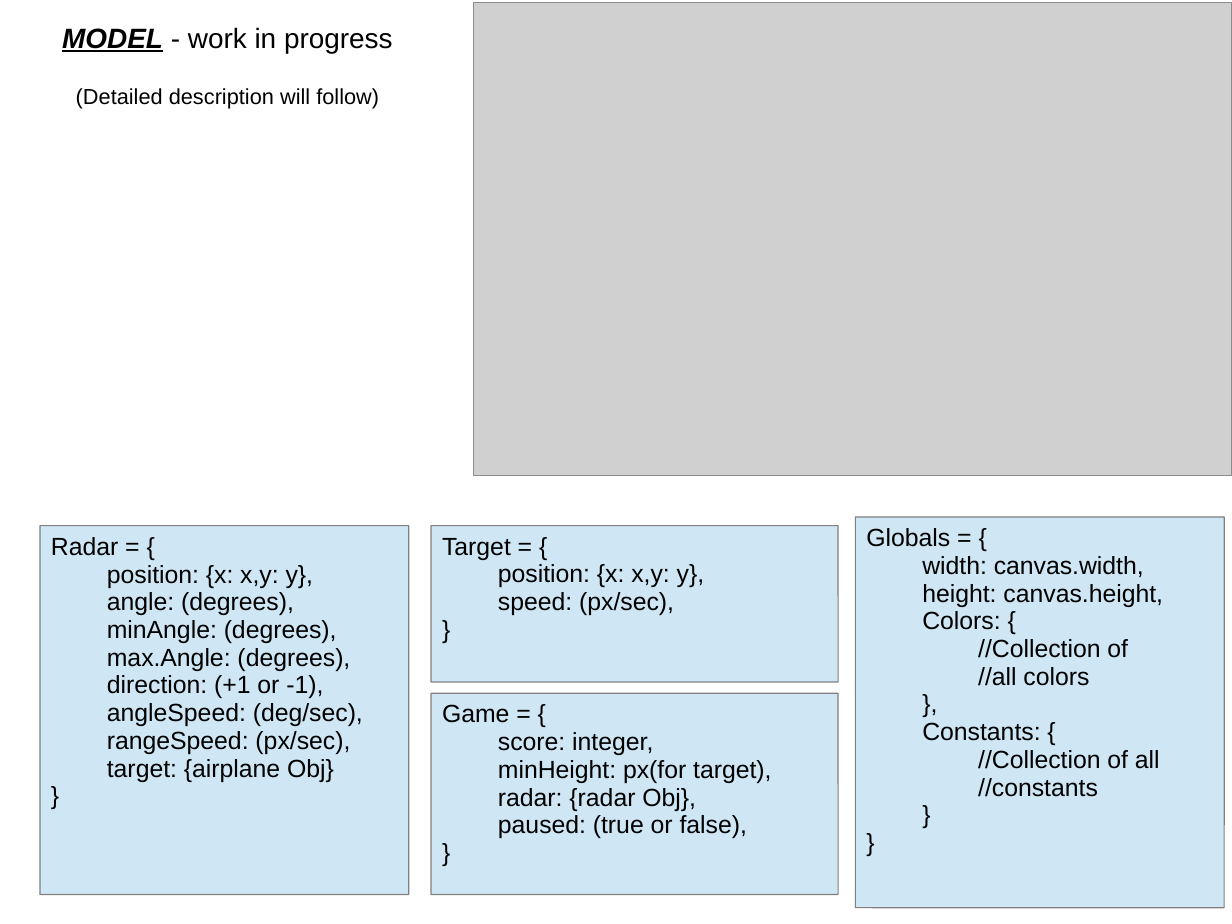
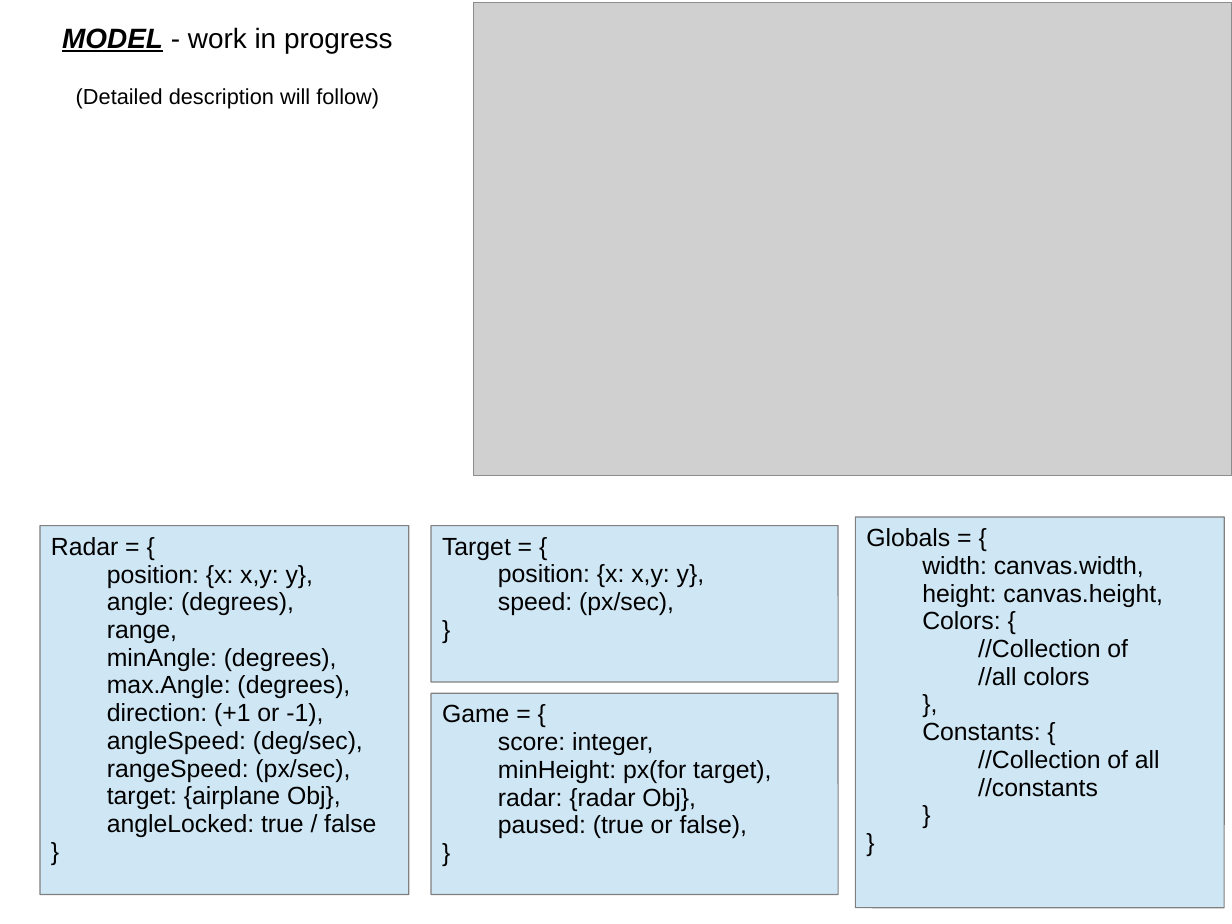
Before and after one commit to JS-UI-and-DOM-Online-Team-Honeydew/AirDefence, a slide deck: slide 3 of visualAids.ppt. Drawn at 1232x924 pixels with LibreOffice and Linux fonts; fonts in the diff are those of the drawing; grey boxes stand for pictures. Boxes give left, top, right and bottom in pixels: in the first picture for what was removed or moved away, otherwise in the second. Text is boxed around its words. In the diff, an @@ line names an element or a change of style, - is before the commit and + after.

```diff
--- a/visualAids.ppt
+++ b/visualAids.ppt
@@ text in rounded rectangle at <box>107,624,177,643</box>: paragraph added @@
+range,
@@ text in rounded rectangle at <box>107,786,376,837</box>: text changed @@
-target: {airplane Obj}
+target: {airplane Obj},
+angleLocked: true / false
```
Also in this commit, not shown: 2 slides added, 1 other file.
